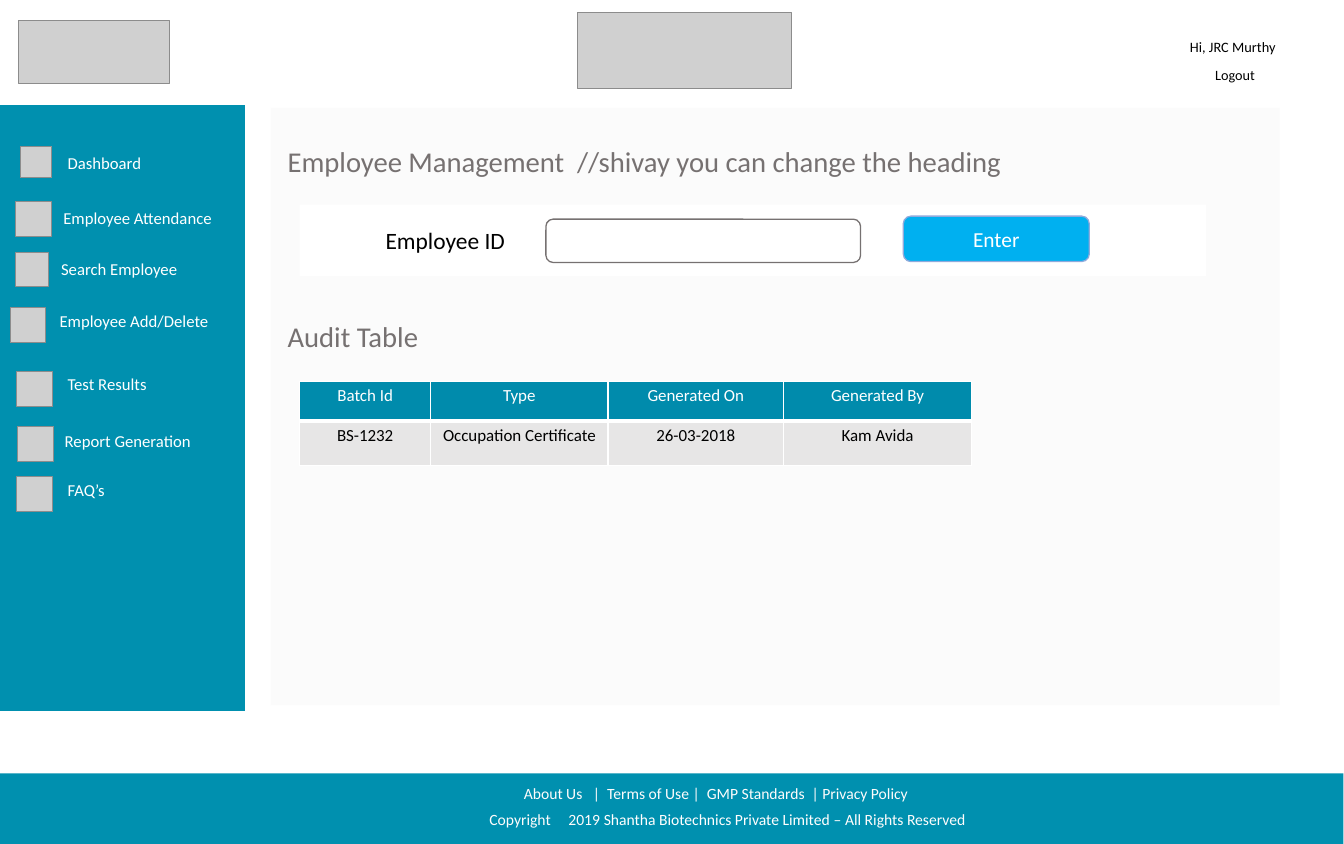
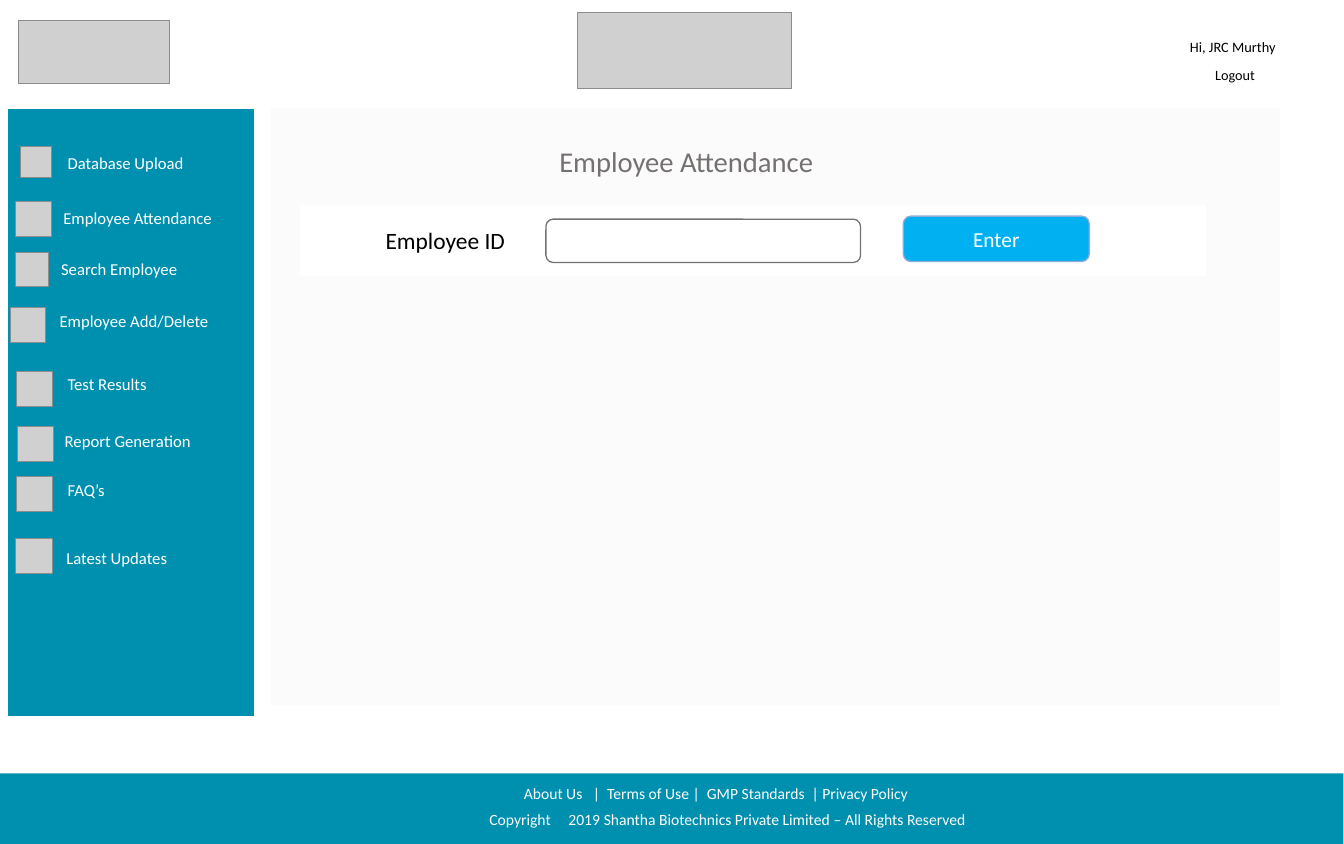
Before and after one commit to sarthakbhutani/Shantha_sih2019, a slide deck: slide 6 of Documentation/Screen Designs/Shanta Sanofi Screen Designs.pptx (slide 3 before the commit). Drawn at 1344x844 pixels with LibreOffice and Linux fonts; fonts in the diff are those of the drawing; grey boxes stand for pictures; background and template pictures are left out. Boxes give left, top, right and bottom in pixels: in the first picture for what was removed or moved away, otherwise in the second. Text is boxed around its words. In the diff, an @@ line names an element or a change of style, - is before the commit and + after.

```diff
--- a/Documentation/Screen Designs/Shanta Sanofi Screen Designs.pptx
+++ b/Documentation/Screen Designs/Shanta Sanofi Screen Designs.pptx
@@ rectangle: place and size @@
-rectangle at (0,105,245,710)
+rectangle at (9,110,254,715)
@@ text at (68,157,183,172): text changed @@
-Dashboard
+Database Upload
@@ text at (559,152,813,177): text changed @@
-Employee Management //shivay you can change the heading
+Employee Attendance
@@ text removed at (288,327,418,347) @@
-Audit Table
@@ table removed at (299,382,971,466), 2 rows, 4 columns @@
-Batch Id | Type | Generated On | Generated By
-BS-1232 | Occupation Certificate | 26-03-2018 | Kam Avida
@@ picture added at (16,538,52,573) @@
@@ text added at (66,552,167,567), 12.8 pt, text #FFFFFF @@
+Latest Updates
```
Also in this commit, not shown: 2 other slides changed, 11 slides added.
